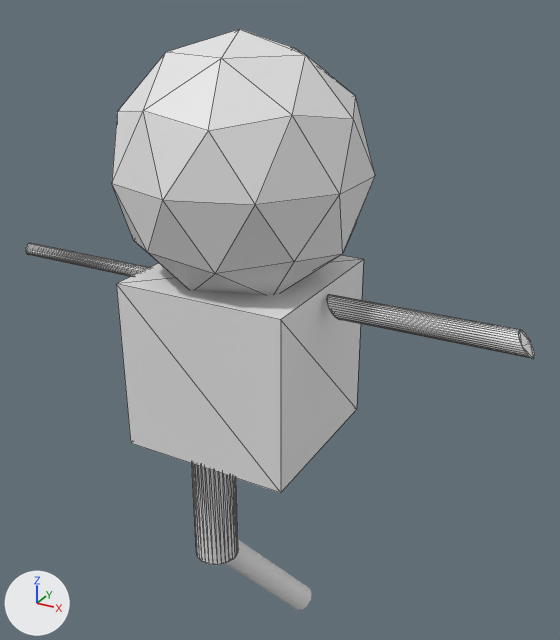
A saved change to the glTF model public/person.glb.
Both versions are drawn from a camera (50 mm lens) standing at (4.27, -6.95, 3.98) and looking at (0.44, 0.02, 0.49). The lights are fixed; the arrows at lower left show +X, +Y and +Z. Mesh edges are drawn as thin lines on the coarser meshes. Where no turn or scale is listed for an object, it has been applied to the vertices.
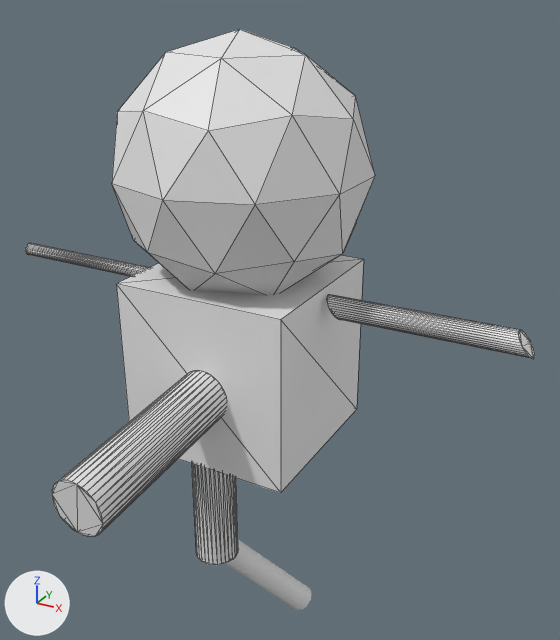
Commit message: updated person

What the commit changed:
Mesh me_cylinder_001 is new.
It has 64 vertices, 124 faces and spans x -0.29..0.29, y -1.02..1.02, z -0.37..0.37.
Object 'Cylinder.001' (ob_cylinder_001) is new; it shows me_cylinder_001.
Its location is (0.07, -1.96, -0.16).

Boxes (x1, y1, x2, y2) around the edits, measured in the pictures (560 x 640 px):
'Cylinder.001', added
    after: (52, 371, 227, 537)
